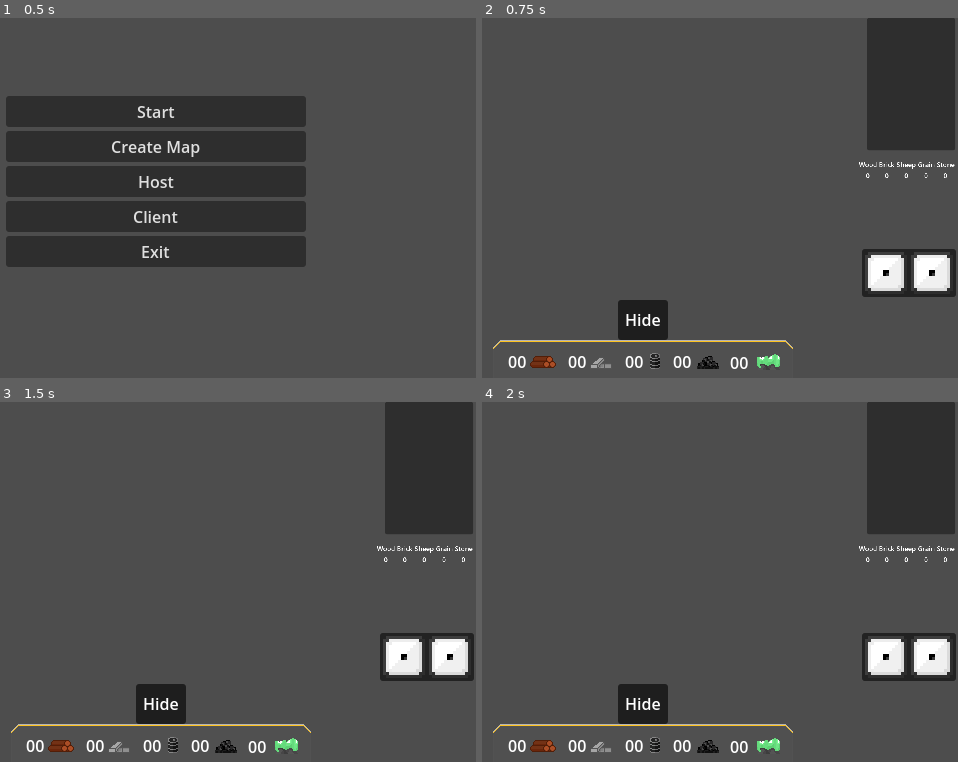
Above: before the commit, frames 1-4 (two rows, left to right).
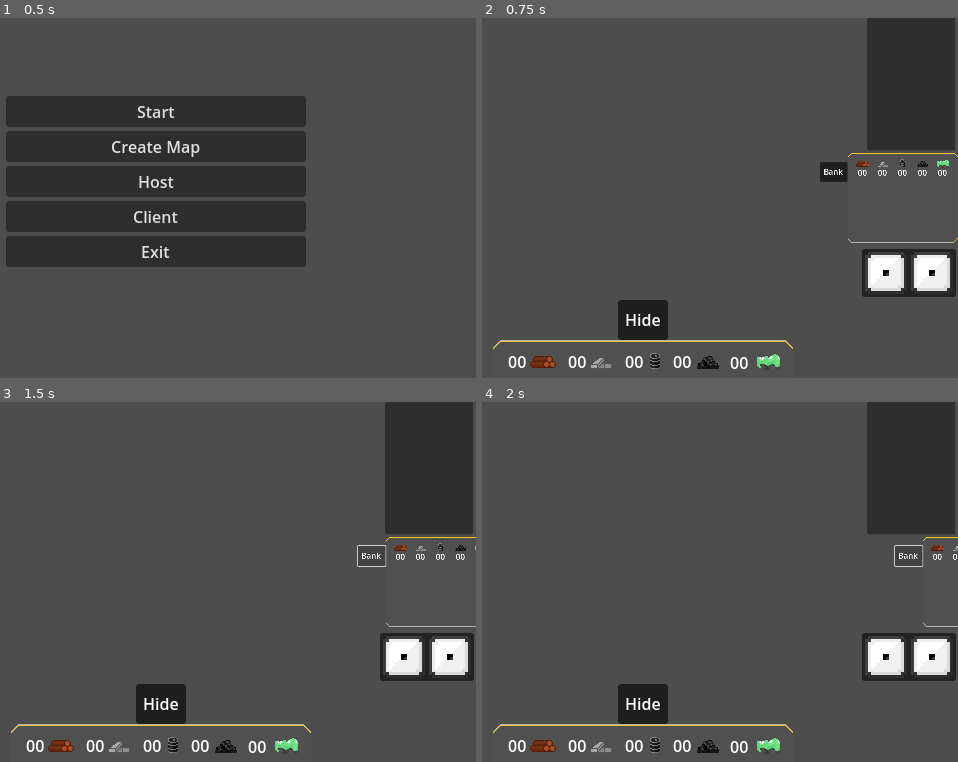
Above: after the commit, the same moments.

Repository: Mori656/Kwadratan
Game: Godot game, scene res://Scenes/Menu.tscn
Two runs of this game, one before a commit and one after it. Both use one fixed random seed, a clock stepped at 60 frames per second and the inputs below.
Inputs (mouse positions are in pixels of both pictures, inside the frame that each line leads up to):
- Up to frame 1 (0.5 s): no input
- Up to frame 2 (0.75 s): click "Start" at 0.5 s
- Up to frame 3 (1.5 s): click (352, 556) at 1.25 s, where only the run after the commit has a clickable "Bank"
- Up to frame 4 (2 s): no input

Frame 1 is identical in both runs. In frame 2, 0.8% of the frame differs, in the area x 71-100%, y 37-63%; in frame 3, 0.5%; in frame 4, 0.4%.
Error in both runs: Attempt to call function 'instantiate' in base 'null instance' on a null instance. (res://Scripts/game.gd:44)

Commit message:
Wyświetlanie banku

Diff:
--- a/Scenes/Game.tscn
+++ b/Scenes/Game.tscn
@@ -14,4 +14,8 @@
 
 [node name="GUI" parent="CanvasLayer" instance=ExtResource("2_gl6un")]
 z_index = 100
+offset_left = 0.0
+offset_top = 0.0
+offset_right = 0.0
+offset_bottom = 0.0
 mouse_filter = 2
--- a/Scenes/GameGUI.tscn
+++ b/Scenes/GameGUI.tscn
@@ -36,74 +36,111 @@
 scale = Vector2(3, 3)
 sprite_frames = ExtResource("2_fn00h")
 
-[node name="BankResourceContainer" type="HBoxContainer" parent="."]
-layout_mode = 0
-offset_left = 541.0
-offset_top = 142.0
-offset_right = 780.0
-offset_bottom = 192.0
-scale = Vector2(0.405, 0.405)
+[node name="BankResourceContainer" type="Control" parent="."]
+anchors_preset = 0
+offset_left = 530.0
+offset_top = 135.0
+offset_right = 640.0
+offset_bottom = 225.0
 pivot_offset = Vector2(-0.045, 0)
 
-[node name="WoodContainer" type="VBoxContainer" parent="BankResourceContainer"]
-layout_mode = 2
-
-[node name="Title" type="Label" parent="BankResourceContainer/WoodContainer"]
-layout_mode = 2
-text = "Wood"
-
-[node name="Count" type="Label" parent="BankResourceContainer/WoodContainer"]
-layout_mode = 2
-text = "0"
-horizontal_alignment = 1
-
-[node name="BrickContainer" type="VBoxContainer" parent="BankResourceContainer"]
-layout_mode = 2
-
-[node name="Title" type="Label" parent="BankResourceContainer/BrickContainer"]
-layout_mode = 2
-text = "Brick"
-
-[node name="Count" type="Label" parent="BankResourceContainer/BrickContainer"]
-layout_mode = 2
-text = "0"
-horizontal_alignment = 1
-
-[node name="SheepContainer3" type="VBoxContainer" parent="BankResourceContainer"]
-layout_mode = 2
-
-[node name="Title" type="Label" parent="BankResourceContainer/SheepContainer3"]
-layout_mode = 2
-text = "Sheep"
-
-[node name="Count" type="Label" parent="BankResourceContainer/SheepContainer3"]
-layout_mode = 2
-text = "0"
-horizontal_alignment = 1
-
-[node name="GrainContainer4" type="VBoxContainer" parent="BankResourceContainer"]
-layout_mode = 2
-
-[node name="Title" type="Label" parent="BankResourceContainer/GrainContainer4"]
-layout_mode = 2
-text = "Grain"
-
-[node name="Count" type="Label" parent="BankResourceContainer/GrainContainer4"]
-layout_mode = 2
-text = "0"
-horizontal_alignment = 1
-
-[node name="StoneContainer5" type="VBoxContainer" parent="BankResourceContainer"]
-layout_mode = 2
-
-[node name="Title" type="Label" parent="BankResourceContainer/StoneContainer5"]
-layout_mode = 2
-text = "Stone"
-
-[node name="Count" type="Label" parent="BankResourceContainer/StoneContainer5"]
-layout_mode = 2
-text = "0"
-horizontal_alignment = 1
+[node name="BankButton" type="Button" parent="BankResourceContainer"]
+offset_left = -28.0
+offset_top = 9.0
+offset_right = 27.0
+offset_bottom = 49.0
+scale = Vector2(0.5, 0.5)
+toggle_mode = true
+button_pressed = true
+text = "Bank
+"
+
+[node name="Panel" type="Panel" parent="BankResourceContainer"]
+offset_right = 220.0
+offset_bottom = 180.0
+scale = Vector2(0.5, 0.5)
+theme = ExtResource("2_to364")
+
+[node name="WoodImage" type="Sprite2D" parent="BankResourceContainer/Panel"]
+position = Vector2(30, 20)
+texture = ExtResource("3_fn00h")
+region_enabled = true
+region_rect = Rect2(0, 161, 32, 16)
+
+[node name="WoodCount" type="Label" parent="BankResourceContainer/Panel"]
+layout_mode = 2
+offset_left = 14.0
+offset_top = 25.0
+offset_right = 46.0
+offset_bottom = 55.0
+text = "00"
+horizontal_alignment = 1
+vertical_alignment = 1
+
+[node name="IronImage" type="Sprite2D" parent="BankResourceContainer/Panel"]
+position = Vector2(70, 20)
+scale = Vector2(1.1, 1.1)
+texture = ExtResource("3_fn00h")
+region_enabled = true
+region_rect = Rect2(32, 161, 32, 16)
+
+[node name="IronCount" type="Label" parent="BankResourceContainer/Panel"]
+layout_mode = 0
+offset_left = 54.0
+offset_top = 25.0
+offset_right = 86.0
+offset_bottom = 55.0
+text = "00"
+horizontal_alignment = 1
+vertical_alignment = 1
+
+[node name="OilImage" type="Sprite2D" parent="BankResourceContainer/Panel"]
+position = Vector2(110, 21)
+texture = ExtResource("3_fn00h")
+region_enabled = true
+region_rect = Rect2(64, 161, 32, 16)
+
+[node name="OilCount" type="Label" parent="BankResourceContainer/Panel"]
+layout_mode = 0
+offset_left = 94.0
+offset_top = 25.0
+offset_right = 126.0
+offset_bottom = 55.0
+text = "00"
+horizontal_alignment = 1
+vertical_alignment = 1
+
+[node name="CoalImage" type="Sprite2D" parent="BankResourceContainer/Panel"]
+position = Vector2(150, 21)
+texture = ExtResource("3_fn00h")
+region_enabled = true
+region_rect = Rect2(96, 161, 32, 16)
+
+[node name="CoalCount" type="Label" parent="BankResourceContainer/Panel"]
+layout_mode = 0
+offset_left = 134.0
+offset_top = 25.0
+offset_right = 166.0
+offset_bottom = 55.0
+text = "00"
+horizontal_alignment = 1
+vertical_alignment = 1
+
+[node name="UranImage" type="Sprite2D" parent="BankResourceContainer/Panel"]
+position = Vector2(190, 22)
+texture = ExtResource("3_fn00h")
+region_enabled = true
+region_rect = Rect2(128, 161, 32, 16)
+
+[node name="UranCount" type="Label" parent="BankResourceContainer/Panel"]
+layout_mode = 0
+offset_left = 174.0
+offset_top = 25.0
+offset_right = 206.0
+offset_bottom = 55.0
+text = "00"
+horizontal_alignment = 1
+vertical_alignment = 1
 
 [node name="MultiplayerSynchronizer" type="MultiplayerSynchronizer" parent="."]
 replication_config = SubResource("SceneReplicationConfig_lw6sg")
@@ -213,4 +250,5 @@
 text = "00"
 
 [connection signal="pressed" from="DiceContainer/DiceButton" to="." method="_on_dice_button_pressed"]
+[connection signal="toggled" from="BankResourceContainer/BankButton" to="." method="_on_bank_button_toggled"]
 [connection signal="toggled" from="PlayerResourcesContainer/HideButton" to="." method="_on_hide_button_toggled"]
--- a/Scenes/Prefabs/card.tscn
+++ b/Scenes/Prefabs/card.tscn
@@ -21,6 +21,7 @@
 horizontal_alignment = 1
 
 [node name="CardDiscription" type="Label" parent="Container"]
+layout_mode = 0
 offset_top = 24.0
 offset_right = 36.0
 offset_bottom = 55.0
--- a/Scripts/game_gui.gd
+++ b/Scripts/game_gui.gd
@@ -6,8 +6,18 @@
 @onready var oil_count = $PlayerResourcesContainer/Panel/OilCount
 @onready var coal_count = $PlayerResourcesContainer/Panel/CoalCount
 @onready var uran_count = $PlayerResourcesContainer/Panel/UranCount
+
+@onready var bank_wood_count = $BankResourceContainer/Panel/WoodCount
+@onready var bank_iron_count = $BankResourceContainer/Panel/IronCount
+@onready var bank_oil_count = $BankResourceContainer/Panel/OilCount
+@onready var bank_coal_count = $BankResourceContainer/Panel/CoalCount
+@onready var bank_uran_count = $BankResourceContainer/Panel/UranCount
+
 @onready var resources_container = $PlayerResourcesContainer
 @onready var resources_container_pos = resources_container.position
+
+@onready var bank_container = $BankResourceContainer
+@onready var bank_container_pos = bank_container.position
 
 @onready var dice1 = $DiceContainer/DiceButton/Dice1Sprite
 @onready var dice2 = $DiceContainer/DiceButton/Dice2Sprite
@@ -17,6 +27,7 @@
 var map_tiles = -1
 var resource_dict = {1:"wood", 2:"iron", 3:"oil", 4:"coal", 5:"uran"}
 @onready var resource_count = {"wood":wood_count, "iron":iron_count, "oil":oil_count, "coal":coal_count, "uran":uran_count}
+@onready var bank_resource_count = {"wood":bank_wood_count, "iron":bank_iron_count, "oil":bank_oil_count, "coal":bank_coal_count, "uran":bank_uran_count}
 
 func update_gui():
 	print("Uruchamiam update")
@@ -26,8 +37,10 @@
 func update_player_resources():
 	print("Gracz ", multiplayer.get_unique_id(), " robi update")
 	var player_resources = inventory.get_player_resources(multiplayer.get_unique_id())
+	var bank_resources = inventory.get_player_resources(0)
 	for i in resource_dict:
 		resource_count[resource_dict[i]].text = str(player_resources[resource_dict[i]])
+		bank_resource_count[resource_dict[i]].text = str(bank_resources[resource_dict[i]])
 
 func _on_dice_button_pressed() -> void:
 	k1 = randi() % 6 + 1
@@ -54,3 +67,11 @@
 		resources_container_tween.tween_property(resources_container,"position",resources_container_pos ,1)
 	else:
 		resources_container_tween.tween_property(resources_container,"position",resources_container_pos + Vector2(0,50), 1)
+
+
+func _on_bank_button_toggled(toggled_on: bool) -> void:
+	var bank_container_tween = create_tween()
+	if toggled_on:
+		bank_container_tween.tween_property(bank_container,"position",bank_container_pos ,1)
+	else:
+		bank_container_tween.tween_property(bank_container,"position",bank_container_pos + Vector2(110,0), 1)
Binary file changed: Assets/kwadratan-tileset.png
